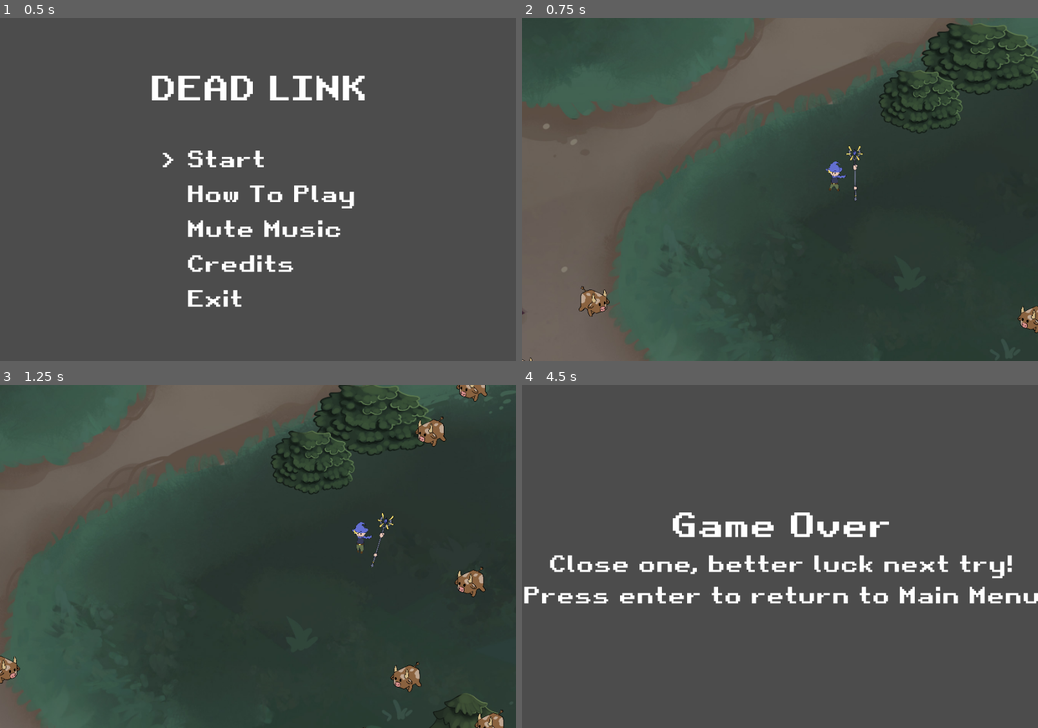
Above: before the commit, frames 1-4 (two rows, left to right).
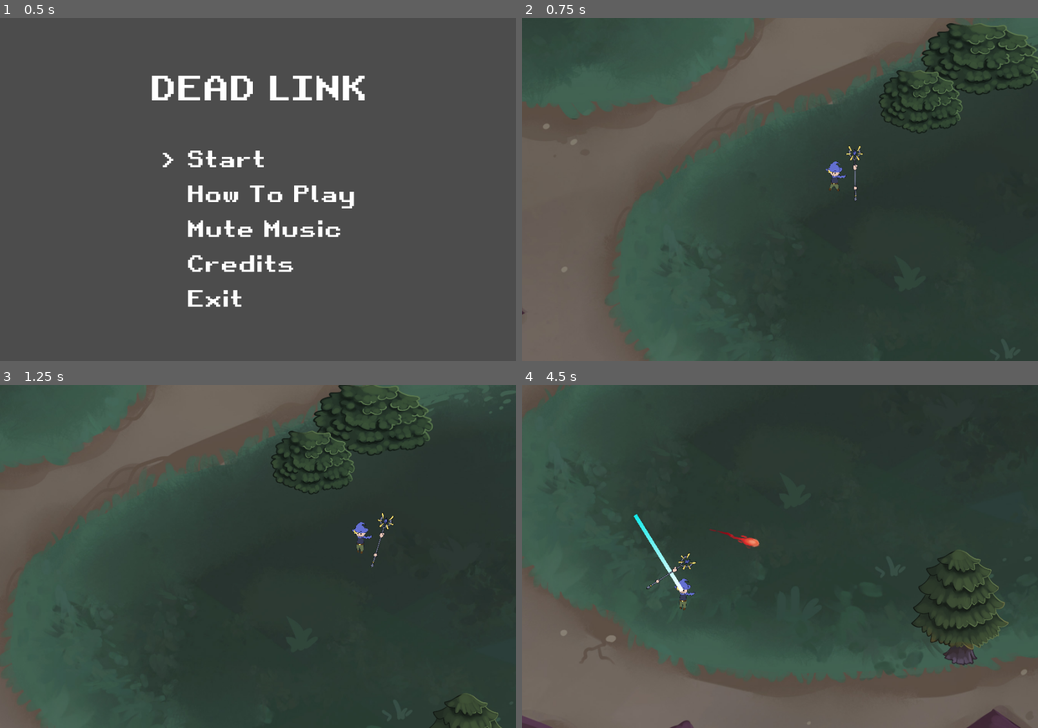
Above: after the commit, the same moments.

Repository: arnette-thomas/gmtk2021
Game: Godot game, scene res://scenes/MainMenu.tscn
Same seed, same stepped clock (60 frames per second), same inputs: the game is played once before the commit and once after it.
Inputs (mouse positions are in pixels of both pictures, inside the frame that each line leads up to):
- Up to frame 1 (0.5 s): no input
- Up to frame 2 (0.75 s): tap Enter (ui_accept) at 0.5 s; move the mouse to (893, 172) at 0.52 s; press the mouse at (893, 172) at 0.53 s; hold D (right) from 0.53 s (still down)
- Up to frame 3 (1.25 s): keep holding D (right); tap Enter (ui_accept) at 0.77 s
- Up to frame 4 (4.5 s): move the mouse to (676, 573) at 1.27 s; release D (right) at 1.28 s; release the mouse at (676, 573) at 1.28 s; hold S (down) 1.28-2.03 s; right-click (676, 573) at 1.35 s; tap Enter (ui_accept) at 1.52, 3.02, 3.77 s; move the mouse to (831, 481) at 2.02 s; press the mouse at (831, 481) at 2.03 s; hold D (right) 2.03-2.78 s; move the mouse to (754, 625) at 2.77 s; release the mouse at (754, 625) at 2.78 s; hold Up (ui_up) 2.78-3.53 s; right-click (754, 625) at 2.85 s; move the mouse to (934, 607) at 3.52 s; press the mouse at (934, 607) at 3.53 s; hold Q (left) from 3.53 s (still down); move the mouse to (625, 505) at 4.27 s; release the mouse at (625, 505) at 4.28 s; right-click (625, 505) at 4.35 s

Frame 1 is identical in both runs. In frame 2, 0.5% of the frame differs, in the area x 0-100%, y 78-100%; in frame 3, 1.5%; in frame 4, 74%, in the area x 0-100%, y 0-100%.

Commit message:
Less Minecrafts lol

Diff:
--- a/scenes/World1.gd
+++ b/scenes/World1.gd
@@ -21,7 +21,7 @@
 		num_z_shotgun = nzsh
 
 var waves = [
-	Wave.new(100,1,0,0,0),
+	Wave.new(3,1,0,0,0),
 	Wave.new(2,0,4,0,0),
 	Wave.new(1,0,0,4,0),
 	Wave.new(0,4,0,0,0),
